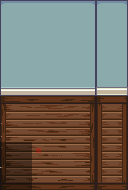
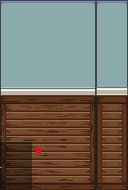
Two versions of the same layered image (128x190). Layer-by-layer changes:
painted on "outlayer: (36, 148)" over [36, 148, 41, 153]